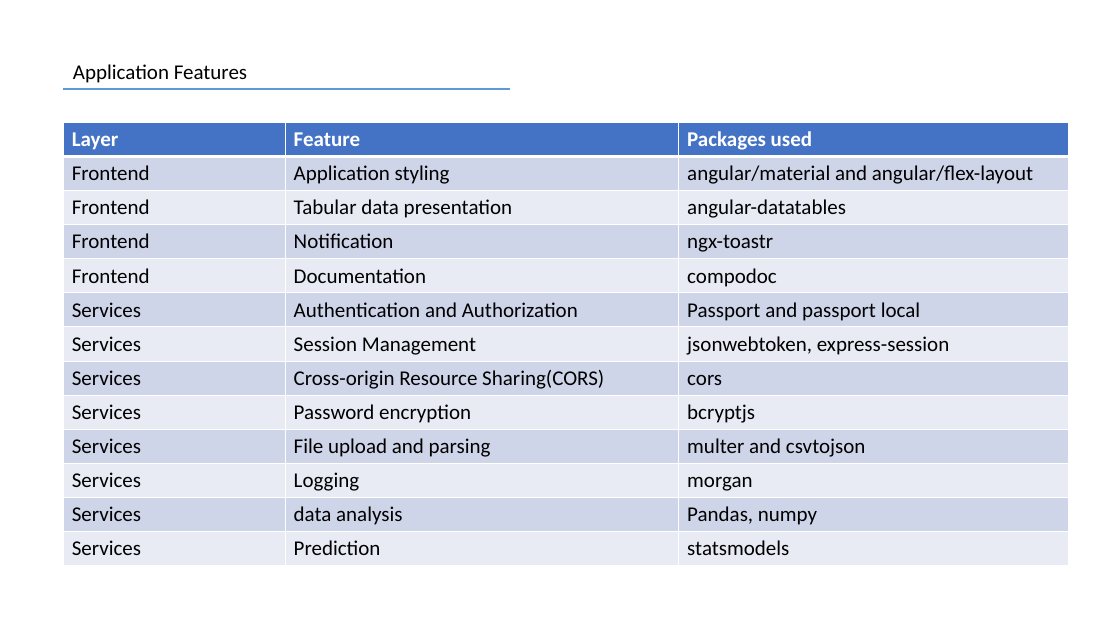
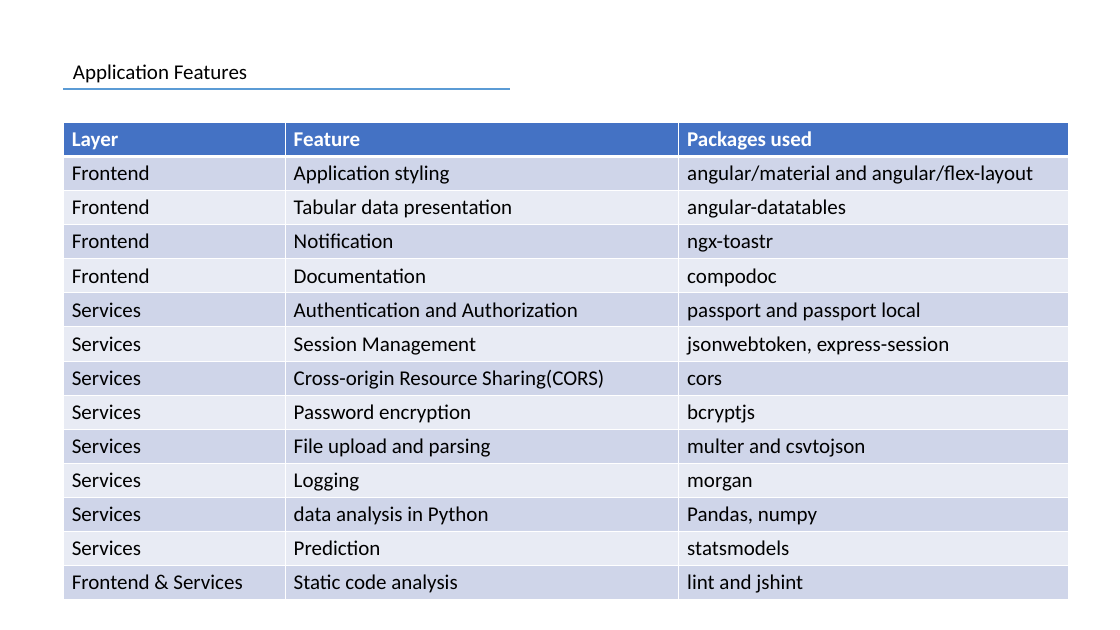
Before and after one commit to ParnabBasak/Group3_Hackathon, a slide deck: slide 5 of Architecture/HackathonArchitecture.pptx. Drawn at 1120x630 pixels with LibreOffice and Linux fonts; fonts in the diff are those of the drawing. Boxes give left, top, right and bottom in pixels: in the first picture for what was removed or moved away, otherwise in the second. Text is boxed around its words. In the diff, an @@ line names an element or a change of style, - is before the commit and + after.

```diff
--- a/Architecture/HackathonArchitecture.pptx
+++ b/Architecture/HackathonArchitecture.pptx
@@ table at [63,123,1068,600] @@
-row 6, column 3: Passport and passport local
+row 6, column 3: passport and passport local
-row 12, column 2: data analysis
+row 12, column 2: data analysis in Python
+row 14: Frontend & Services | Static code analysis | lint and jshint
```
Also in this commit, not shown: 2 other slides changed, 2 slides added, 19 other files.
